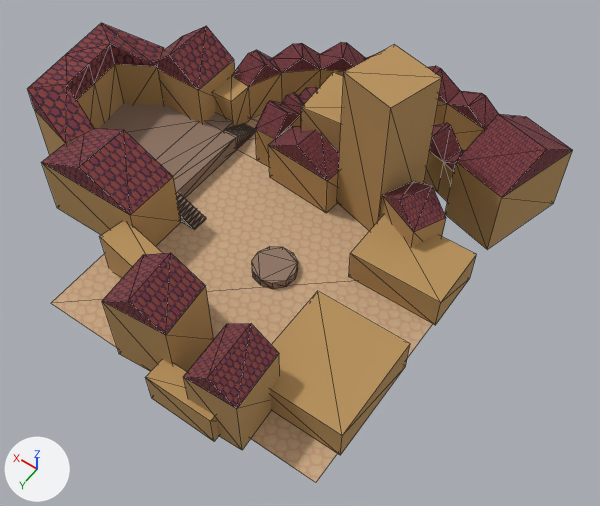
The glTF model assets/level/level1.glb as it was, and as the next commit left it.
Camera for both pictures: a camera (50 mm lens) standing at (-33.2, 40.7, 54.0) and looking at (-9.2, 7.2, 1.3). Arrows for +X, +Y and +Z are at lower left; the lights stay in place. Mesh edges are drawn as thin lines. Where no turn or scale is listed for an object, it has been applied to the vertices.

Before the edit, the objects in view are built like this:
```python
me_cube_012 = bpy.data.meshes.new('Cube.012')
me_cube_012.from_pydata(...)  # 8 vertices, 12 faces; spans x -8.51..0.36, y -5.7..0.0, z 0.0..7.8
me_cube_012.materials.append(mat_m_building_base)  # orange #b9925d
me_cube_013 = bpy.data.meshes.new('Cube.013')
me_cube_013.from_pydata(...)  # 8 vertices, 12 faces; spans x -6.14..0.0, y -4.91..1.29, z 0.0..14.3
me_cube_013.materials.append(mat_m_building_base)  # orange #b9925d
me_plane_009 = bpy.data.meshes.new('Plane.009')
me_plane_009.from_pydata(...)  # 136 vertices, 266 faces; spans x -18.7..6.0, y -15.8..0.0, z -1.3..5.5
# faces by material slot: [110, 156]
me_plane_009.materials.append(mat_m_building_base)  # orange #b9925d
me_plane_009.materials.append(mat_m_roof)  # picture img_roof
me_plane_010 = bpy.data.meshes.new('Plane.010')
me_plane_010.from_pydata(...)  # 26 vertices, 48 faces; spans x -4.0..3.06, y -7.24..6.66, z -0.03..8.26
# faces by material slot: [28, 20]
me_plane_010.materials.append(mat_m_building_base)  # orange #b9925d
me_plane_010.materials.append(mat_m_roof)  # picture img_roof
ob_alley = bpy.data.objects.new('Alley', me_plane_009)
ob_alley.location = (0.7, 0.0, 0.0)
ob_cube_003 = bpy.data.objects.new('Cube.003', me_cube_012)
ob_cube_003.location = (-3.5, -1.0, 0.0)
ob_cube_004 = bpy.data.objects.new('Cube.004', me_cube_013)
ob_cube_004.location = (-8.0, 0.0, 0.0)
ob_plane_003 = bpy.data.objects.new('Plane.003', me_plane_010)
ob_plane_003.location = (14.0, 5.44, 0.02)
# also in view: 'Cube.002' at (-4.9, -0.2, 3.0); 'Cube.010' at (-17.2, 3.3, 1.6); 'Cube.006' at (-1.8, 16.3, 1.9); 'Cube' at (6.3, 12.0, 4.0); 'Cube.008' at (-13.2, 20.5, 4.0)
```
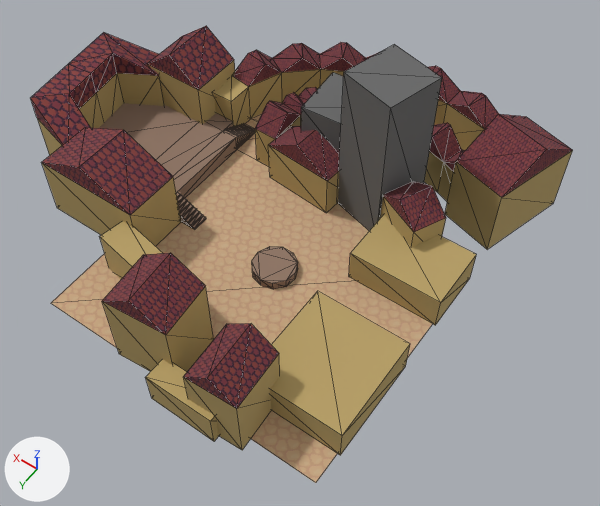
What changed in the scene script:
```text
Add mat_m_building_tall:
    mat_m_building_tall = principled_material('m_building_tall')
    mat_m_building_tall.base_color = (0.141, 0.141, 0.141)  # dark grey #696969
    mat_m_building_tall.roughness = 1.0
Change me_cube_012:
    where me_cube_012.from_pydata(...)  # 8 vertices, 12 faces; spans x -8.51..0.36, y -5.7..0.0, z 0.0..7.8
    remove me_cube_012.materials.append(mat_m_building_base)  # orange #b9925d
    add me_cube_012.materials.append(mat_m_building_tall)  # dark grey #696969
Change me_cube_013:
    where me_cube_013.from_pydata(...)  # 8 vertices, 12 faces; spans x -6.14..0.0, y -4.91..1.29, z 0.0..14.3
    remove me_cube_013.materials.append(mat_m_building_base)  # orange #b9925d
    add me_cube_013.materials.append(mat_m_building_tall)  # dark grey #696969
Change ob_plane_003:
    ob_plane_003.location: (14.0, 5.44, 0.02) -> (14.0, 5.44, -1.0)
```

Pixel boxes [x1, y1, x2, y2] of what changed, in the pictures (600 x 506 px):
'Cube.004', recoloured
    both: [338, 44, 442, 231]
'Plane.003', moved
    before: [27, 23, 164, 155]
    after: [31, 32, 164, 155]
'Cube.003', recoloured (orange to grey)
    both: [301, 73, 343, 152]
